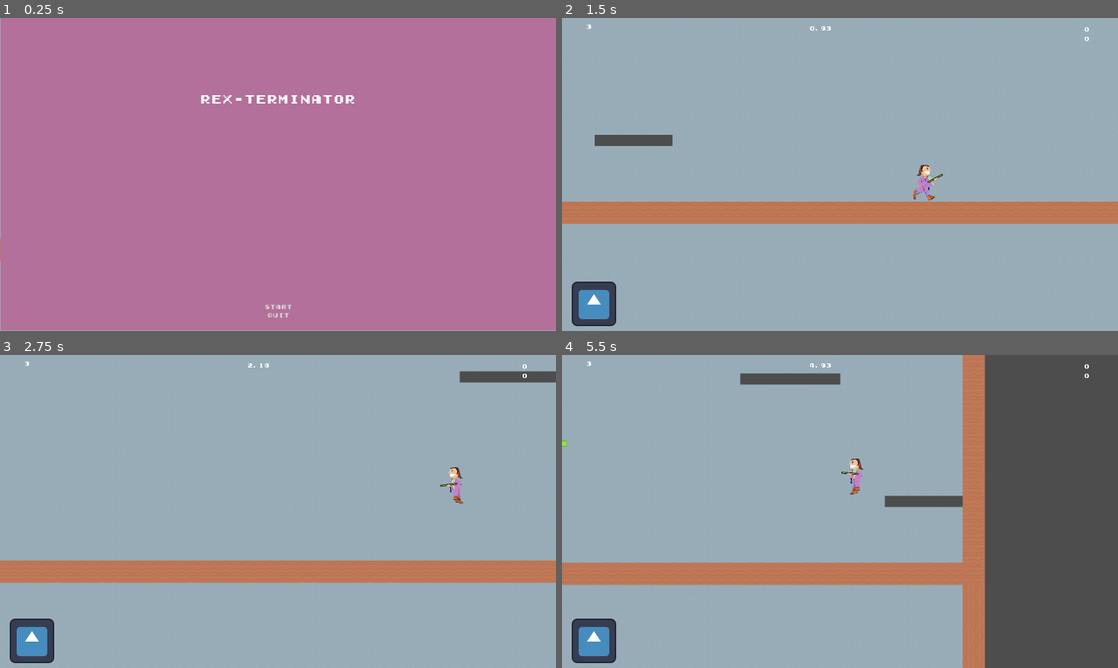
Above: before the commit, frames 1-4 (two rows, left to right).
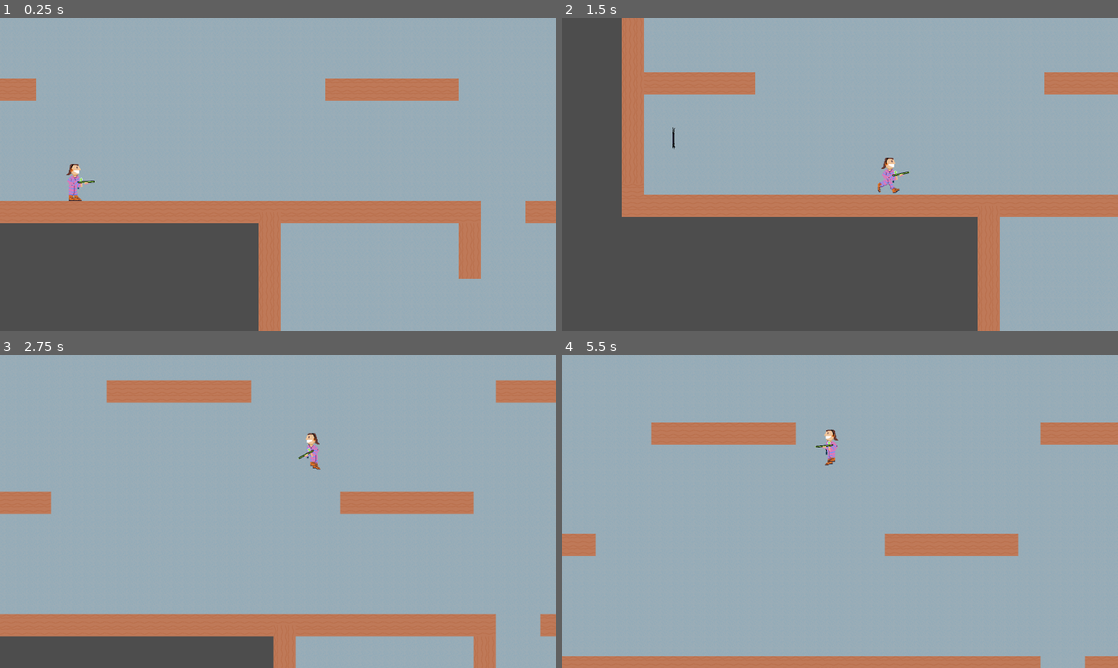
Above: after the commit, the same moments.

Repository: deruitda/ludum-dare-56
Game: Godot game, scene res://scenes/levels/termite_extermination_andrew_2.tscn
Same seed, same stepped clock (60 frames per second), same inputs: the game is played once before the commit and once after it. Before the commit the project starts from res://scenes/core/main.tscn. The engine's default icon, where the game draws it, is replaced by a stand-in: a white triangle on a blue panel in a dark square. Sound files missing from this copy of the repository are replaced by a short silence.
Inputs (mouse positions are in pixels of both pictures, inside the frame that each line leads up to):
- Up to frame 1 (0.25 s): no input
- Up to frame 2 (1.5 s): click (840, 305) at 0.5 s, where only the run before the commit has a clickable "Start"; move the mouse to (962, 158) at 1.27 s; hold D (move_right) from 1.28 s (still down); tap Shift (dash) at 1.35 s
- Up to frame 3 (2.75 s): keep holding D (move_right); tap Space (jump) at 1.52, 1.82, 2.27, 2.57 s; move the mouse to (166, 527) at 2.02 s; click (166, 527) at 2.1 s
- Up to frame 4 (5.5 s): move the mouse to (895, 442) at 2.77 s; release D (move_right) at 2.78 s; hold A (move_left) 2.78-3.53 s; tap Shift (dash) at 2.85, 4.35 s; move the mouse to (812, 574) at 3.52 s; hold D (move_right) 3.53-5.03 s; click (812, 574) at 3.6 s; tap Space (jump) at 3.77, 4.07, 4.52, 4.82, 5.27 s; move the mouse to (1006, 558) at 4.27 s; move the mouse to (673, 464) at 5.02 s; hold A (move_left) from 5.03 s (still down); click (673, 464) at 5.1 s

The runs differ from the first frame. In frame 1, 100% of the frame differs, in the area x 0-100%, y 0-100%; in frame 2, 43%; in frame 3, 26%; in frame 4, 41%.

Commit message:
basic stuff

Diff:
--- a/globals/signal_bus.gd
+++ b/globals/signal_bus.gd
@@ -12,7 +12,7 @@
 
 signal spawn_enemy(scene: PackedScene, location: Vector2, rotation: float)
 
-signal enemy_died(name: String)
+signal enemy_died(enemy: Node)
 
 signal set_new_checkpoint(new_checkpoint: Checkpoint)
 
--- a/project.godot
+++ b/project.godot
@@ -11,7 +11,7 @@
 [application]
 
 config/name="ludum-dare-56"
-run/main_scene="res://scenes/core/main.tscn"
+run/main_scene="res://scenes/levels/termite_extermination_andrew_2.tscn"
 config/features=PackedStringArray("4.3", "GL Compatibility")
 config/icon="res://icon.svg"
 
--- a/scenes/core/enemy_spawner.gd
+++ b/scenes/core/enemy_spawner.gd
@@ -5,8 +5,9 @@
 	SignalBus.spawn_enemy.connect(spawn_enemy)
 
 # Called every frame. 'delta' is the elapsed time since the previous frame.
-func spawn_enemy(scene: PackedScene, pos: Vector2, rotation: float) -> void:
+func spawn_enemy(scene: PackedScene, pos: Vector2, rotation: float, spawn_point: SpawnPoint) -> void:
 	var enemy = scene.instantiate() as Node2D
 	enemy.set_global_position(pos)
 	enemy.rotation = rotation
 	get_parent().add_child(enemy)
+	enemy.spawn_point = spawn_point
--- a/scenes/enemies/spawn_point.gd
+++ b/scenes/enemies/spawn_point.gd
@@ -1,24 +1,30 @@
 extends Node2D
-
+class_name SpawnPoint
 @export var scene : PackedScene
 @export var timer : Timer
 @export var animSprite : AnimatedSprite2D
 @export var spawn_range : int = 1000
 
+@export var total_amount_of_enemies_allowed_at_a_time: int = 1
+
+@onready var number_of_child_enemies_alive: int = 0
+
 func _ready() -> void:
 	timer.timeout.connect(_on_spawn_timer_timeout)
 	animSprite.animation_finished.connect(_on_anim_finished)
+	SignalBus.enemy_died.connect(_on_enemy_died)
 
 func _on_spawn_timer_timeout() -> void:
 	# play the 'spawn' animation, when that animation is complete it will trigger
 	# the _on_anim_finished callback to spawn the enemy scene
-	if is_player_in_range():
+	if is_player_in_range() and number_of_child_enemies_alive < total_amount_of_enemies_allowed_at_a_time:
 		animSprite.play("spawn")
 
 func _on_anim_finished() -> void:
 	if animSprite.animation == "spawn":
-		SignalBus.spawn_enemy.emit(scene, global_position, global_rotation)
+		SignalBus.spawn_enemy.emit(scene, global_position, global_rotation, self)
 		animSprite.play("idle")
+		number_of_child_enemies_alive += 1
 
 func is_player_in_range() -> bool:
 	var player = PlayerManager.current_player
@@ -32,3 +38,8 @@
 		return true
 
 	return false
+
+func _on_enemy_died(enemy: Node):
+	var spawn_point = enemy.spawn_point as SpawnPoint
+	if spawn_point == self:
+		number_of_child_enemies_alive -= 1
--- a/scenes/enemies/termite_alate.gd
+++ b/scenes/enemies/termite_alate.gd
@@ -7,6 +7,7 @@
 @export var gun_pivot: GunPivot
 @onready var animSprite = $AnimatedSprite2D
 @onready var hurt_box: HurtBox = $HurtBox
+@onready var spawn_point: SpawnPoint
 
 func _physics_process(delta: float) -> void:
 
@@ -40,7 +41,7 @@
 		animSprite.play("idle")
 
 func _on_health_component_died() -> void:
-	SignalBus.enemy_died.emit()
+	SignalBus.enemy_died.emit(self)
 	start_death()
 
 func _on_shooting_timer_timeout() -> void:
--- a/scenes/enemies/termite_larvae.gd
+++ b/scenes/enemies/termite_larvae.gd
@@ -5,6 +5,7 @@
 @export var toggle_direction_timer: Timer
 @onready var enemy_walk_direction: Node = $EnemyWalkDirection
 @onready var animated_sprite_2d: AnimatedSprite2D = $AnimatedSprite2D
+@onready var spawn_point: SpawnPoint
 
 var is_dead : bool = false
 
@@ -43,7 +44,7 @@
 
 func _on_died() -> void:
 	start_death()
-	SignalBus.enemy_died.emit()
+	SignalBus.enemy_died.emit(self)
 
 
 func start_death() -> void:
--- a/scenes/enemies/termite_soldier.gd
+++ b/scenes/enemies/termite_soldier.gd
@@ -15,6 +15,8 @@
 @onready var _walk_speed: float = 200.0
 
 @onready var is_dying: bool = false
+
+@onready var spawn_point: SpawnPoint
 
 func _ready() -> void:
 	if start_walking_up:
@@ -90,7 +92,7 @@
 
 func _on_health_component_died() -> void:
 	start_death()
-	SignalBus.enemy_died.emit()
+	SignalBus.enemy_died.emit(self)
 
 	pass # Replace with function body.
 func start_death():
--- a/scenes/enemies/termite_soldier.tscn
+++ b/scenes/enemies/termite_soldier.tscn
@@ -181,7 +181,7 @@
 }]
 
 [sub_resource type="RectangleShape2D" id="RectangleShape2D_v2h1t"]
-size = Vector2(51, 26)
+size = Vector2(61, 30)
 
 [node name="TermiteSoldier" type="CharacterBody2D"]
 collision_layer = 8
@@ -206,7 +206,7 @@
 health_component = NodePath("../HealthComponent")
 
 [node name="CollisionShape2D" type="CollisionShape2D" parent="HurtBox"]
-position = Vector2(-6.5, 3)
+position = Vector2(-1.5, 1)
 shape = SubResource("RectangleShape2D_v2h1t")
 
 [node name="HealthComponent" type="Node" parent="."]
--- a/scenes/enemies/termite_soldier_spawner.tscn
+++ b/scenes/enemies/termite_soldier_spawner.tscn
@@ -71,7 +71,7 @@
 [node name="TermiteSoldierSpawner" type="Node2D"]
 script = ExtResource("1_2csjt")
 
-[node name="Spawner" parent="." node_paths=PackedStringArray("timer", "animSprite") instance=ExtResource("1_fpvfl")]
+[node name="SpawnPoint" parent="." node_paths=PackedStringArray("timer", "animSprite") instance=ExtResource("1_fpvfl")]
 scene = ExtResource("2_jcac0")
 timer = NodePath("../SpawnTimer")
 animSprite = NodePath("../AnimatedSprite2D")
@@ -82,5 +82,5 @@
 autoplay = "idle"
 
 [node name="SpawnTimer" type="Timer" parent="."]
-wait_time = 8.0
+wait_time = 2.0
 autostart = true
--- a/scenes/termite_larvae_spawner.tscn
+++ b/scenes/termite_larvae_spawner.tscn
@@ -69,7 +69,7 @@
 
 [node name="TermiteLarvaeSpawner" type="Node2D"]
 
-[node name="Spawner" parent="." node_paths=PackedStringArray("timer", "animSprite") instance=ExtResource("1_5dkbs")]
+[node name="SpawnPoint" parent="." node_paths=PackedStringArray("timer", "animSprite") instance=ExtResource("1_5dkbs")]
 scene = ExtResource("2_hrru3")
 timer = NodePath("../SpawnTimer")
 animSprite = NodePath("../AnimatedSprite2D")
